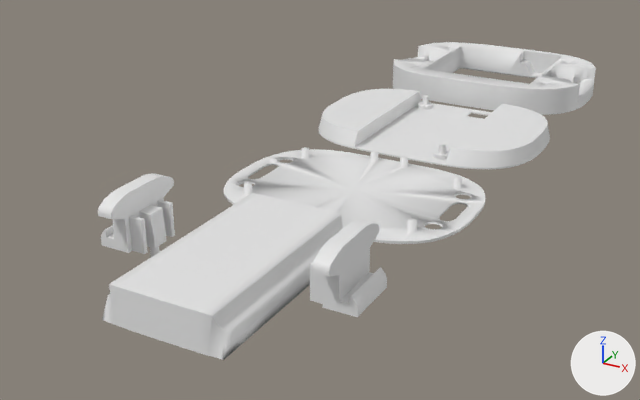
The Blender file Cheesecake case 804040 - Ultimate bracket.blend as it was, and as the next commit left it.
Before and after are seen from a 50 mm camera at (103.0, -207.0, 99.0) aimed at (-19.0, 14.0, -11.0). The lights are fixed; the arrows at lower right show +X, +Y and +Z.

The older version as bpy lines, for what is in view:
```python
me_cube_028 = bpy.data.meshes.new('Cube.028')
me_cube_028.from_pydata(...)  # 1292 vertices, 871 faces; spans x -37.6..37.6, y -28.1..28.1, z 9.3..15.1
me_cube_029 = bpy.data.meshes.new('Cube.029')
me_cube_029.from_pydata(...)  # 714 vertices, 678 faces; spans x -34.2..34.2, y -11.6..11.6, z -8.0..10.5
me_cube_030 = bpy.data.meshes.new('Cube.030')
me_cube_030.from_pydata(...)  # 630 vertices, 542 faces; spans x -15.6..15.6, y -28.1..28.1, z 9.8..20.1
ob_case_top_001 = bpy.data.objects.new('Case Top.001', me_cube_028)
ob_case_top_001.location = (0.0, 59.1, -8.0)
ob_case_top_001.scale = (1.0, 1.0, 0.897)
ob_latches_001 = bpy.data.objects.new('Latches.001', me_cube_029)
ob_latches_001.location = (0.0, -58.6, 8.1)
ob_pcb_lid_001 = bpy.data.objects.new('PCB lid.001', me_cube_030)
ob_pcb_lid_001.location = (0.0, -59.4, -8.6)
ob_pcb_lid_001.scale = (1.0, 1.0, 0.897)
# also in view: 'Case Bottom.001' at (0.0, 0.0, 2.0); 'Case Middle.001' at (0.0, 119.0, 5.0)
```
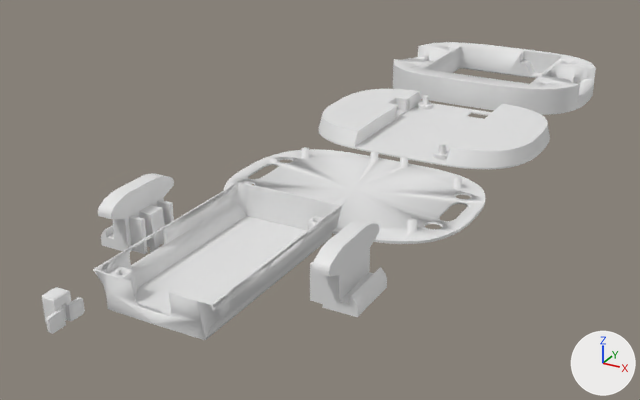
Where the change shows, as pixel boxes (x1, y1, x2, y2) in the pictures (640 x 400 px):
'PCB lid.001', moved, turned: before (102, 193, 343, 360); after (93, 182, 342, 340)
'Switch.001', added: after (42, 287, 85, 334)

The change, as a diff of the scene's bpy script:
```diff
--- a/Cheesecake case 804040 - Ultimate bracket.blend.py
+++ b/Cheesecake case 804040 - Ultimate bracket.blend.py
@@ me_cube_009 @@
+me_cube_009.from_pydata(...)  # 304 vertices, 259 faces; spans x -4.47..0.18, y -5.1..4.88, z -2.41..4.26
+me_cube_009.polygons.foreach_set('use_smooth', [True] * 259)
@@ ob_pcb_lid_001 @@
 ob_pcb_lid_001 = bpy.data.objects.new('PCB lid.001', me_cube_030)
-ob_pcb_lid_001.location = (0.0, -59.4, -8.6)
+ob_pcb_lid_001.location = (-4.6, -55.8, 18.3)
+ob_pcb_lid_001.rotation_euler = (-3.142, 0.0, 0.0)  # degrees (-180, 0, 0)
 ob_pcb_lid_001.scale = (1.0, 1.0, 0.897)
@@ ob_switch_001 @@
+ob_switch_001 = bpy.data.objects.new('Switch.001', me_cube_009)
+ob_switch_001.location = (-20.0, -92.5, 3.4)
```
